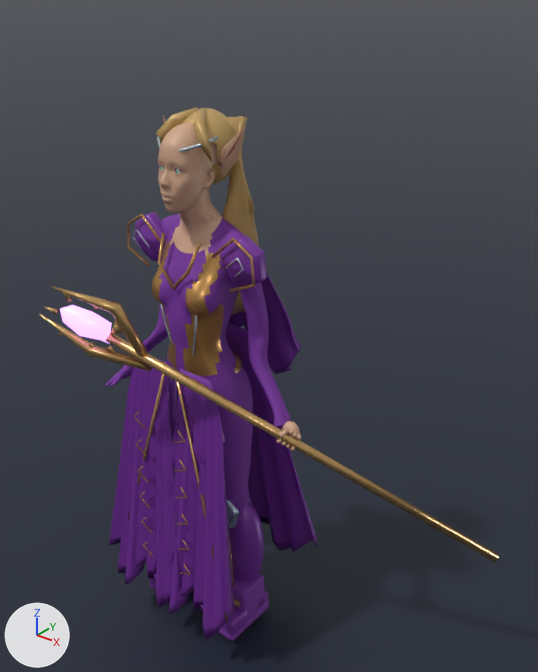
The Blender file ArtSource/Heroes/Elyra.blend, before and after one commit.
Before and after are seen from a 50 mm lens placed at (1.65, -1.72, 2.36), pointed at (0.26, 0.02, 1.29). The lights are fixed; the arrows at lower left show +X, +Y and +Z. The first picture is the older version.

The older version as bpy lines, for what is in view:
```python
ob_df_anatomy = bpy.data.objects.new('DF_Anatomy', me_df_anatomy)
ob_df_anatomy.location = (0.0, 0.0, 0.0)
ob_df_weaponr = bpy.data.objects.new('DF_WeaponR', me_df_weaponr)
ob_df_weaponr.location = (0.0, 0.0, 0.0)
ob_plane = bpy.data.objects.new('Plane', me_plane)
ob_plane.location = (0.0, 0.0, 0.0)
```
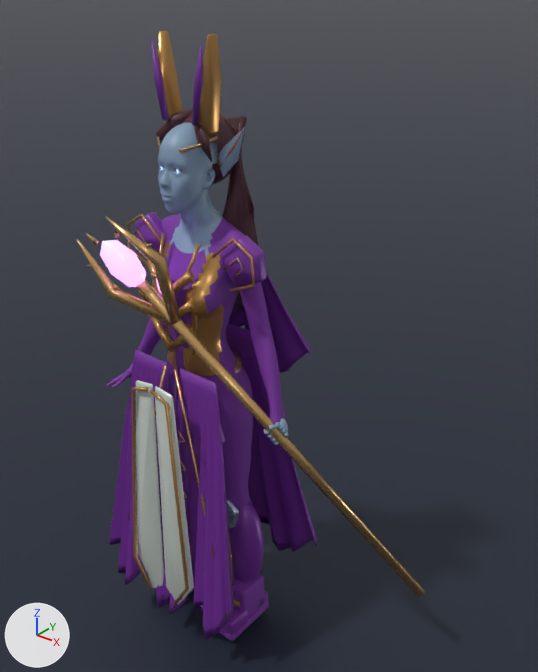
Changed parts and their boxes [x1, y1, x2, y2] in the pictures (538 x 672 px; the box of a moved part takes in the faces that stretch with it):
'DF_Anatomy', recoloured, reshaped (14% taller): before [105, 107, 317, 641]; after [106, 30, 317, 641]
'DF_WeaponR', reshaped (24% narrower, 38% taller): before [39, 286, 499, 562]; after [77, 216, 425, 597]
part 1 of me_df_anatomy, added (purple): after [151, 39, 169, 120]
part 2 of me_df_anatomy, added (purple): after [192, 42, 203, 126]
part 3 of me_df_anatomy, deleted: before [279, 429, 290, 438]
part 4 of me_df_anatomy, moved or reshaped: before [105, 306, 302, 461]; after [106, 260, 311, 606]
part 5 of me_df_anatomy, added (orange): after [158, 30, 222, 137]
part 6 of me_df_anatomy, recoloured (darker): [156, 108, 258, 315] in both
part 7 of me_df_anatomy, recoloured: [133, 136, 244, 355] in both

What the commit changed:
Material 'Skin' (mat_skin) changes colour from beige #d0a689 to blue #86a0b8; in linear values from (0.63, 0.38, 0.25) to (0.24, 0.35, 0.48).
Material 'Ione luminous ice iris' (mat_ione_luminous_ice_iris) is new.
Its base color is (0.38, 0.77, 1.0) (blue #a6e3ff).
Its metallic is 0.15.
Its roughness is 0.3.
Its emission color is (0.38, 0.77, 1.0) (blue #a6e3ff).
Its emission strength is 2.0.
Material 'Ione dark auburn hair' (mat_ione_dark_auburn_hair) is new.
Its base color is (0.075, 0.023, 0.032) (brown #4d2a32).
Its metallic is 0.15.
Its roughness is 0.42.
Material 'Ione aged crown gold' (mat_ione_aged_crown_gold) is new.
Its base color is (0.46, 0.29, 0.12) (orange #b59361).
Its metallic is 0.78.
Its roughness is 0.25.
me_df_anatomy is used by ob_df_anatomy; location (0.0, 0.0, 0.0).
me_df_anatomy had 23546 vertices, 22616 faces and spanned x -0.44..0.44, y -0.31..0.25, z 0.03..1.99.
me_df_anatomy now has 24492 vertices, 23480 faces and spans x -0.44..0.39, y -0.31..0.25, z 0.03..2.21.
me_df_anatomy part 1: the loose piece of 24 vertices spanning x -0.17..-0.1, y -0.03..0.01, z 1.83..1.95 is copied, and the copy is multiplied about its middle by the matrix ((1.635, -0.138, 0.691), (0.289, 1.723, -0.34), (-0.643, 0.424, 1.605)), then moved by (0.06, -0.08, 0.18), in mat_ione_royal_violet_silk (purple #79359e); it spans x -0.1..-0.05, y -0.09..-0.07, z 1.96..2.19.
me_df_anatomy part 2: the loose piece of 24 vertices spanning x 0.1..0.17, y -0.03..0.01, z 1.83..1.95 is copied, and the copy is multiplied about its middle by the matrix ((1.635, 0.138, -0.691), (-0.289, 1.723, -0.34), (0.643, 0.424, 1.605)), then moved by (-0.06, -0.08, 0.18), in mat_ione_royal_violet_silk (purple #79359e); it spans x 0.05..0.1, y -0.09..-0.07, z 1.96..2.19.
me_df_anatomy part 3: the loose piece of 100 vertices spanning x 0.39..0.41, y -0.1..-0.04, z 1.0..1.02 is deleted.
me_df_anatomy part 4: 998 vertices moved from x -0.44..0.43, y -0.19..0.22, z 0.92..1.36 to x -0.44..0.39, y -0.19..0.22, z 0.92..1.36; 1000 vertices removed from x -0.44..0.43, y -0.19..0.11, z 0.92..1.36; 1750 vertices added at x -0.43..0.38, y -0.31..0.11, z 0.21..1.53.
me_df_anatomy part 5: 202 vertices added at x -0.11..0.11, y -0.08..-0.01, z 1.91..2.21.
me_df_anatomy part 6: 4715 faces spanning x -0.16..0.17, y -0.14..0.14, z 1.31..1.99 switch from mat_ione_champagne_blonde_hair (orange #c4a265) to mat_ione_dark_auburn_hair (brown #4d2a32).
me_df_anatomy part 7: 192 faces spanning x -0.25..0.25, y -0.14..-0.03, z 1.15..1.93 switch from mat_ione_diadem_silver (light grey #cbd7de) to mat_ione_aged_crown_gold (orange #b59361).
Other edits to the shape of me_df_anatomy do not show in these pictures.
me_df_anatomy no longer uses material mat_ione_emerald_iris (green #55b879, glowing green #55b879).
me_df_anatomy gains material mat_ione_luminous_ice_iris (blue #a6e3ff, glowing blue #a6e3ff).
me_df_anatomy gains material mat_energy (purple #d095fe, glowing purple #d095fe).
me_df_weaponr is used by ob_df_weaponr; location (0.0, 0.0, 0.0).
me_df_weaponr had 260 vertices, 172 faces and spanned x -0.257..1.025, y -0.492..0.367, z 0.512..1.511.
me_df_weaponr now has 260 vertices, 172 faces and spans x -0.176..0.812, y -0.376..0.266, z 0.297..1.724.
me_df_weaponr part 8: 220 of 260 vertices moved; they spanned x -0.257..1.025, y -0.492..0.367, z 0.512..1.511 and now span x -0.176..0.812, y -0.376..0.266, z 0.297..1.724; mean shift (0.064, 0.092, 0.169); largest move (1.01, 0.344, 0.513) -> (0.788, 0.237, 0.297).
Other edits to the shape of me_df_weaponr do not show in these pictures.
